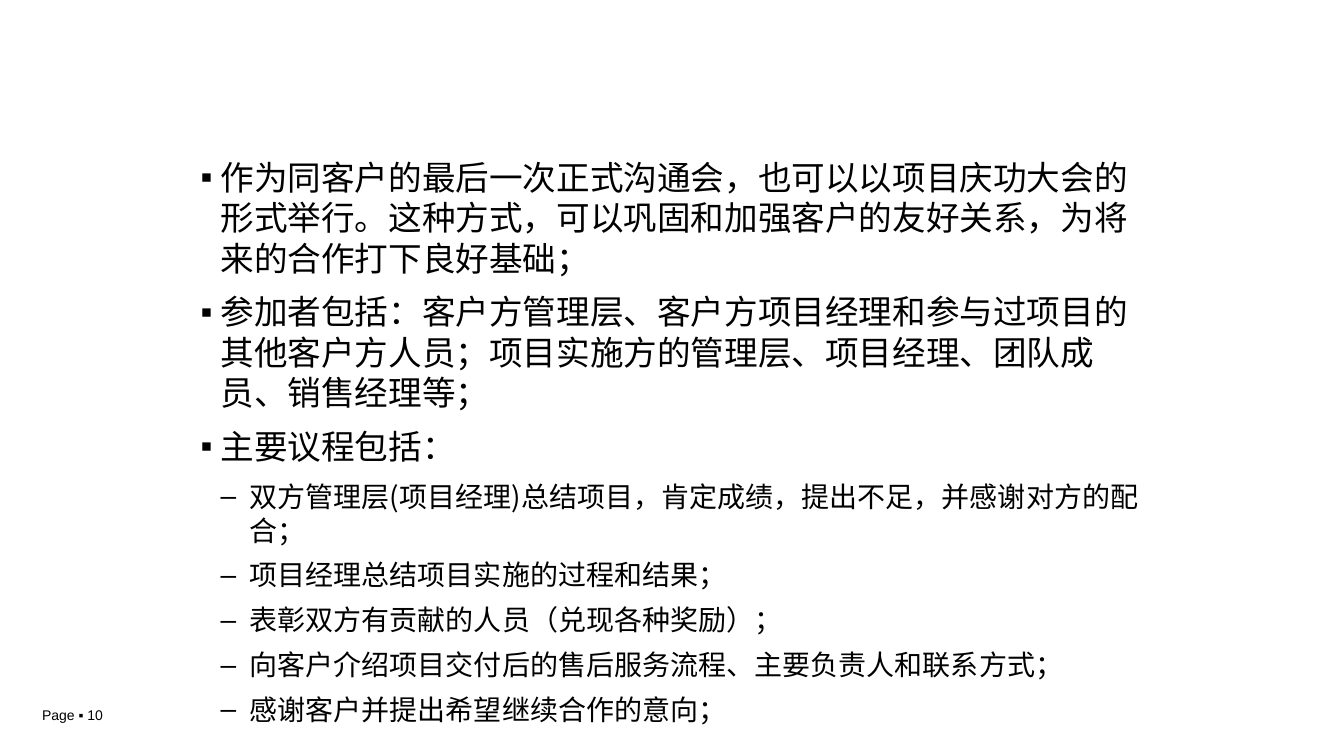
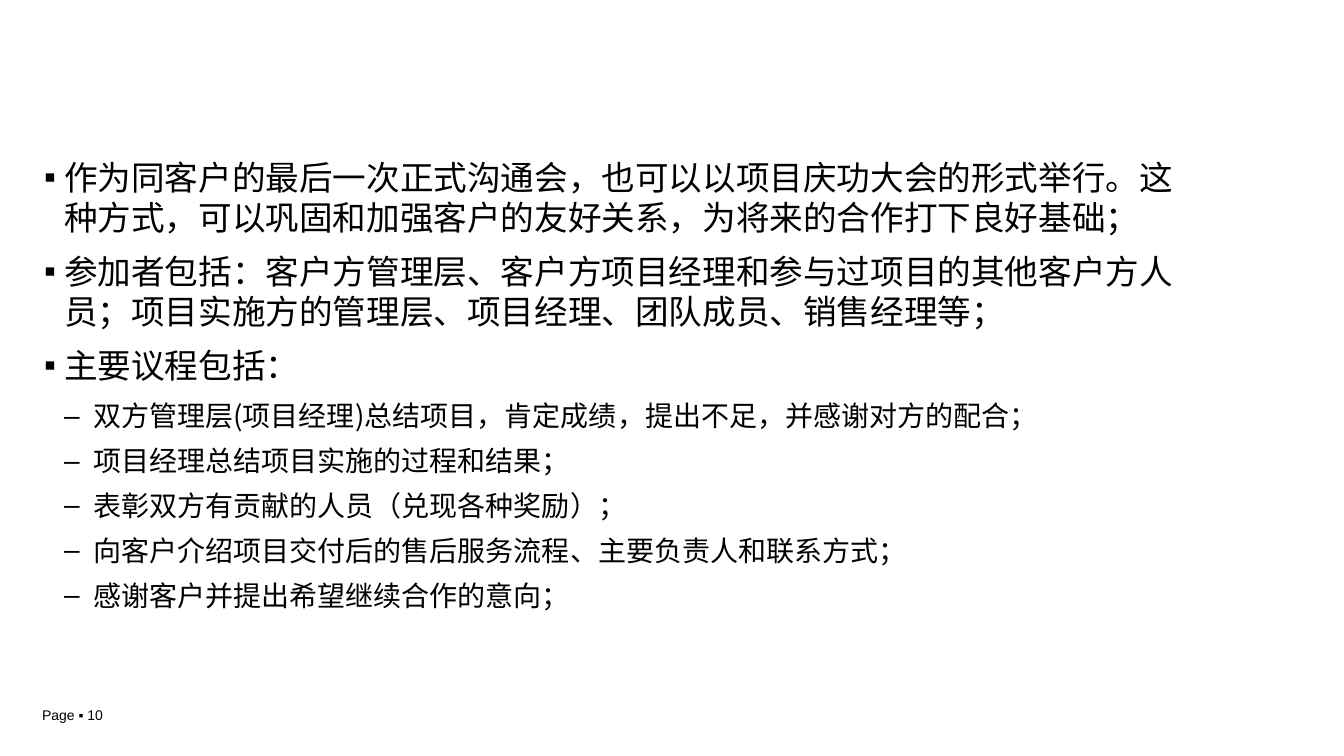
Before and after one commit to DongChengXiao/It_Project_Management, a slide deck: slide 10 of 第5章 项目收尾.pptx. Drawn at 1344x756 pixels with LibreOffice and Linux fonts; fonts in the diff are those of the drawing; background and template pictures are left out. Boxes give left, top, right and bottom in pixels: in the first picture for what was removed or moved away, otherwise in the second. Text is boxed around its words. In the diff, an @@ line names an element or a change of style, - is before the commit and + after.

Commit message:
项目收尾

```diff
--- a/第5章 项目收尾.pptx
+++ b/第5章 项目收尾.pptx
@@ text "作为同客户的最后一次正式沟通会，也可以以项目庆功大会的形式举行。这种方式，可以巩固和加强客户的友好关系，为将来的合作打下 ..." rewrapped from <box>221,161,1139,725</box> to <box>64,161,1173,611</box> @@
```
Also in this commit, not shown: 9 other slides changed.
